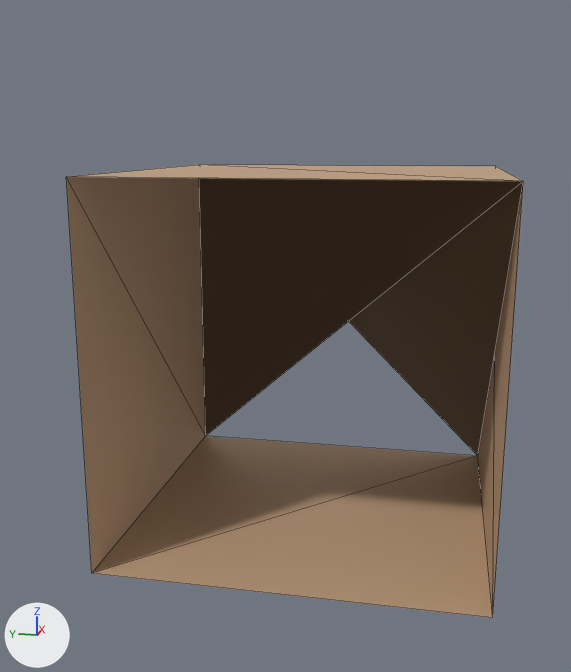
An edit to the glTF model apps/web/public/assets/banquet-table.glb, drawn before and after from the same camera.
Both versions are drawn from a 50 mm camera at (-2.2, -0.35, 0.58) aimed at (-0.04, 0.08, 0.04). The axes (+X, +Y, +Z) are drawn at lower left. The lights are the same throughout. The picture after the commit comes second. Mesh edges are drawn as thin lines.
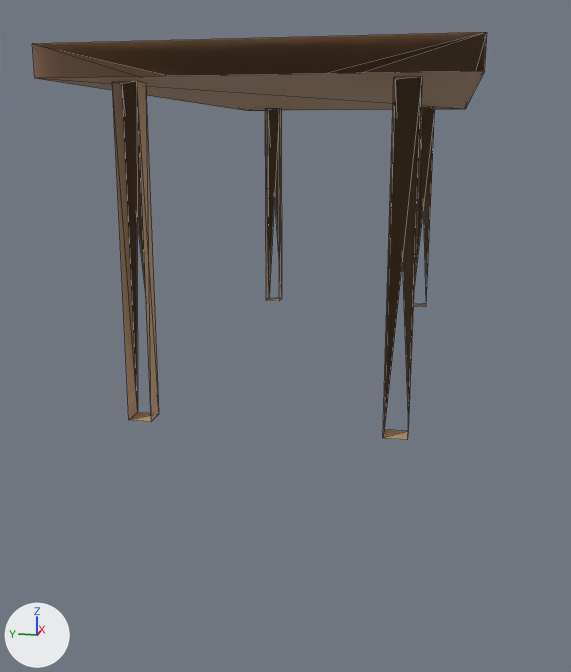
Boxes (x1, y1, x2, y2) around the edits, measured in the pictures (571 x 672 px):
'Mesh_0', moved, rescaled (90% narrower, 25% shorter): before (66, 165, 523, 618); after (112, 81, 159, 422)
'Mesh_0.004', added (beige): after (32, 32, 487, 111)
'Mesh_0.002', added (beige): after (383, 77, 423, 440)
'Mesh_0.001', added (beige): after (265, 109, 282, 301)
'Mesh_0.003', added (beige): after (414, 108, 435, 307)

Patch to the scene script:
```diff
--- a/apps/web/public/assets/banquet-table.glb.py
+++ b/apps/web/public/assets/banquet-table.glb.py
@@ ob_mesh_0 @@
 ob_mesh_0 = bpy.data.objects.new('Mesh_0', me_mesh_0)
-ob_mesh_0.location = (0.0, 0.0, 0.0)
+ob_mesh_0.location = (-0.67, 0.27, 0.345)
+ob_mesh_0.scale = (0.05, 0.05, 0.69)
@@ ob_mesh_0_004 @@
+ob_mesh_0_004 = bpy.data.objects.new('Mesh_0.004', me_mesh_0)
+ob_mesh_0_004.location = (0.0, 0.0, 0.72)
+ob_mesh_0_004.scale = (1.6, 0.8, 0.06)
@@ ob_mesh_0_003 @@
+ob_mesh_0_003 = bpy.data.objects.new('Mesh_0.003', me_mesh_0)
+ob_mesh_0_003.location = (0.67, -0.27, 0.345)
+ob_mesh_0_003.scale = (0.05, 0.05, 0.69)
@@ ob_mesh_0_002 @@
+ob_mesh_0_002 = bpy.data.objects.new('Mesh_0.002', me_mesh_0)
+ob_mesh_0_002.location = (-0.67, -0.27, 0.345)
+ob_mesh_0_002.scale = (0.05, 0.05, 0.69)
@@ ob_mesh_0_001 @@
+ob_mesh_0_001 = bpy.data.objects.new('Mesh_0.001', me_mesh_0)
+ob_mesh_0_001.location = (0.67, 0.27, 0.345)
+ob_mesh_0_001.scale = (0.05, 0.05, 0.69)
```
